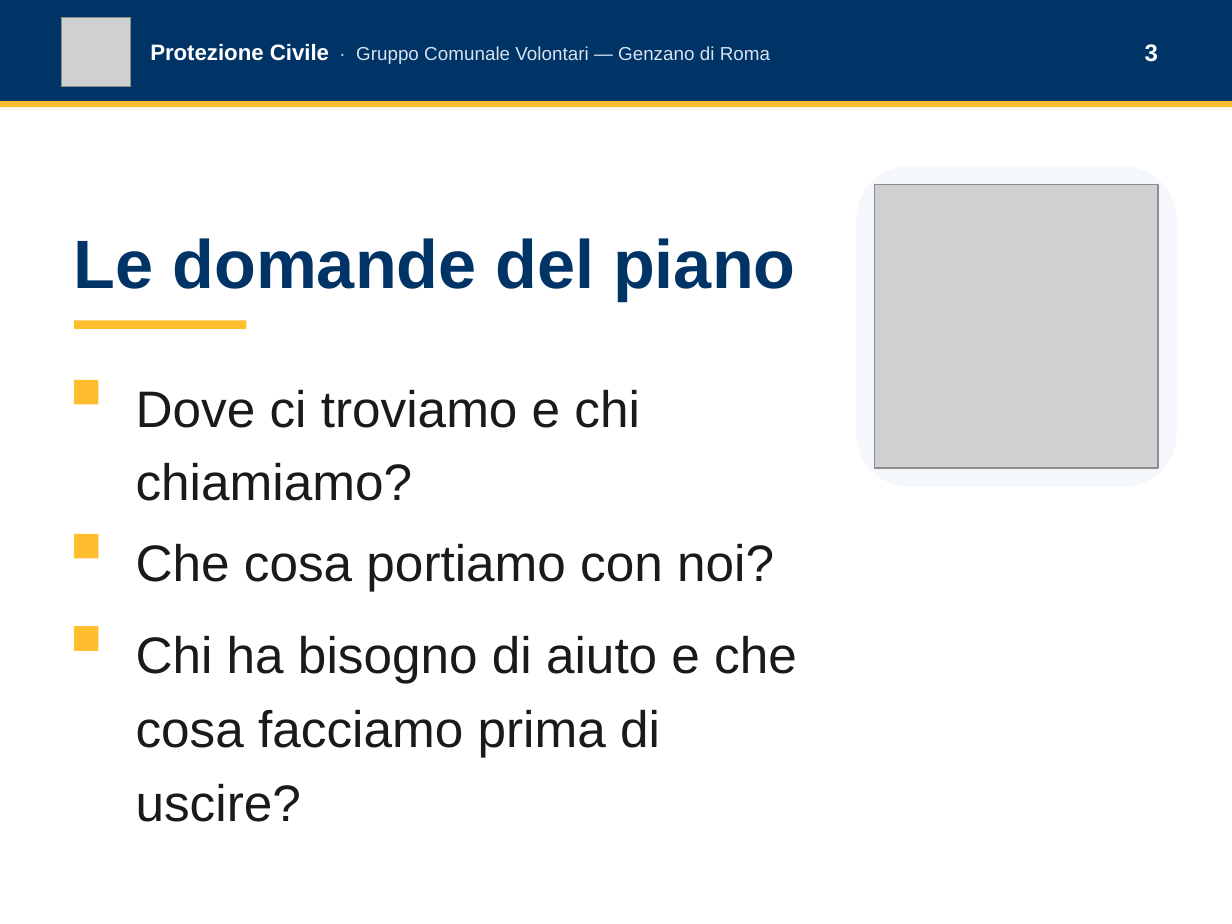
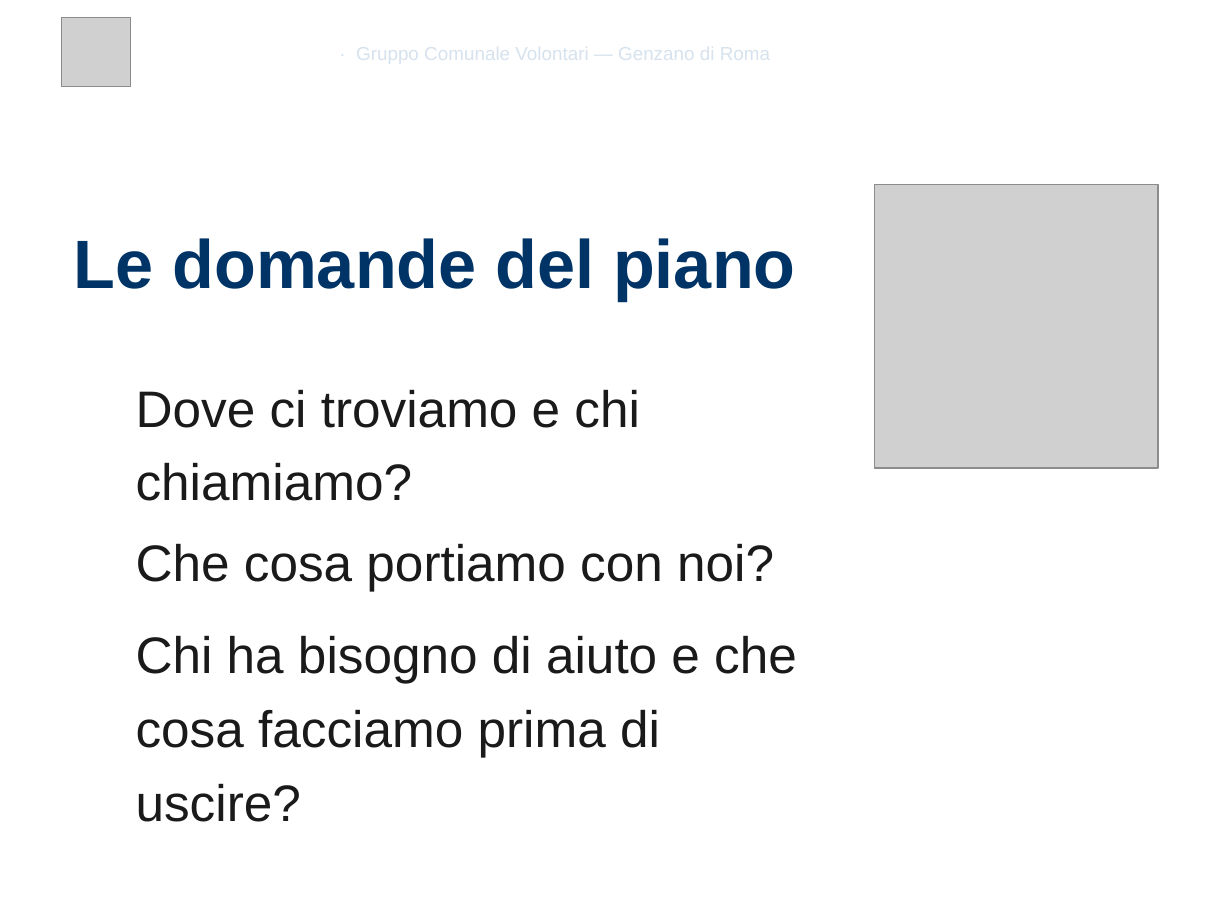
Before and after one commit to SviluppoItaliaDigitale/sito-pc-genzano, a slide deck: slide 3 of static/presentazioni/2026-05-29-piano-familiare-presentazione-4x3.pptx. Drawn at 1232x924 pixels with LibreOffice and Linux fonts; fonts in the diff are those of the drawing; grey boxes stand for pictures; background and template pictures are left out. Boxes give left, top, right and bottom in pixels: in the first picture for what was removed or moved away, otherwise in the second. Text is boxed around its words. In the diff, an @@ line names an element or a change of style, - is before the commit and + after.

```diff
--- a/static/presentazioni/2026-05-29-piano-familiare-presentazione-4x3.pptx
+++ b/static/presentazioni/2026-05-29-piano-familiare-presentazione-4x3.pptx
@@ rectangle removed at (0,0,1232,101) @@
@@ rectangle removed at (0,101,1232,107) @@
@@ rectangle removed at (74,320,246,329) @@
@@ rectangle removed at (74,379,99,404) @@
@@ rectangle removed at (74,533,99,558) @@
@@ rectangle removed at (74,626,99,650) @@
```
Also in this commit, not shown: 13 other slides changed, 15 other files.
